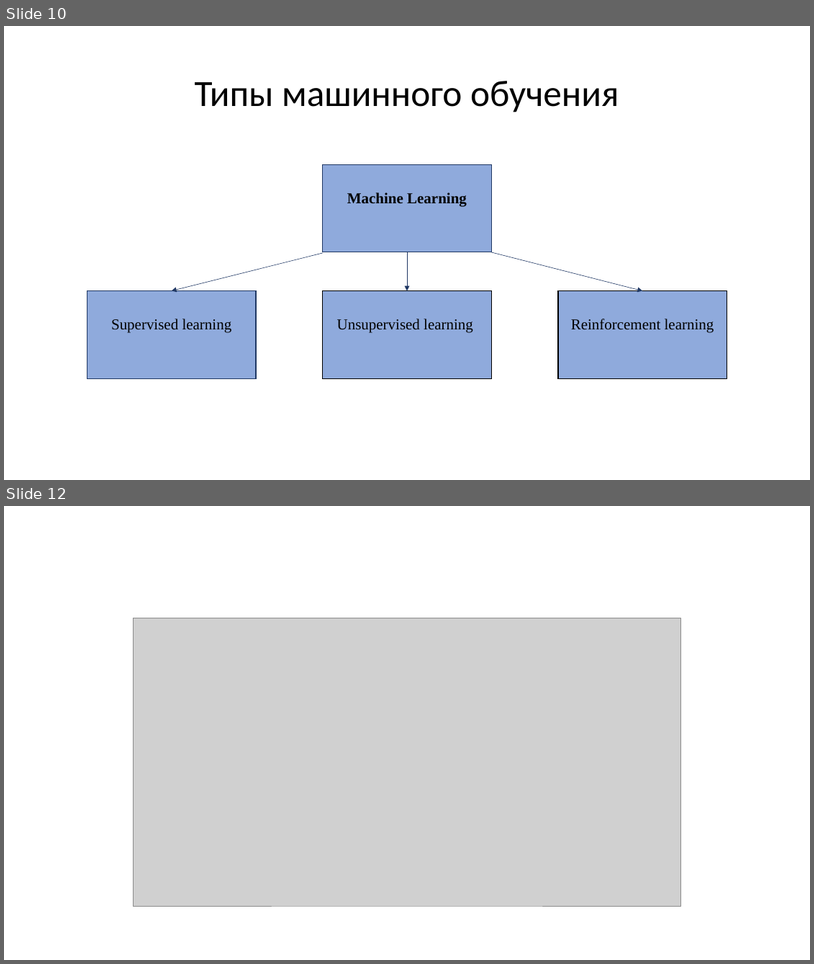
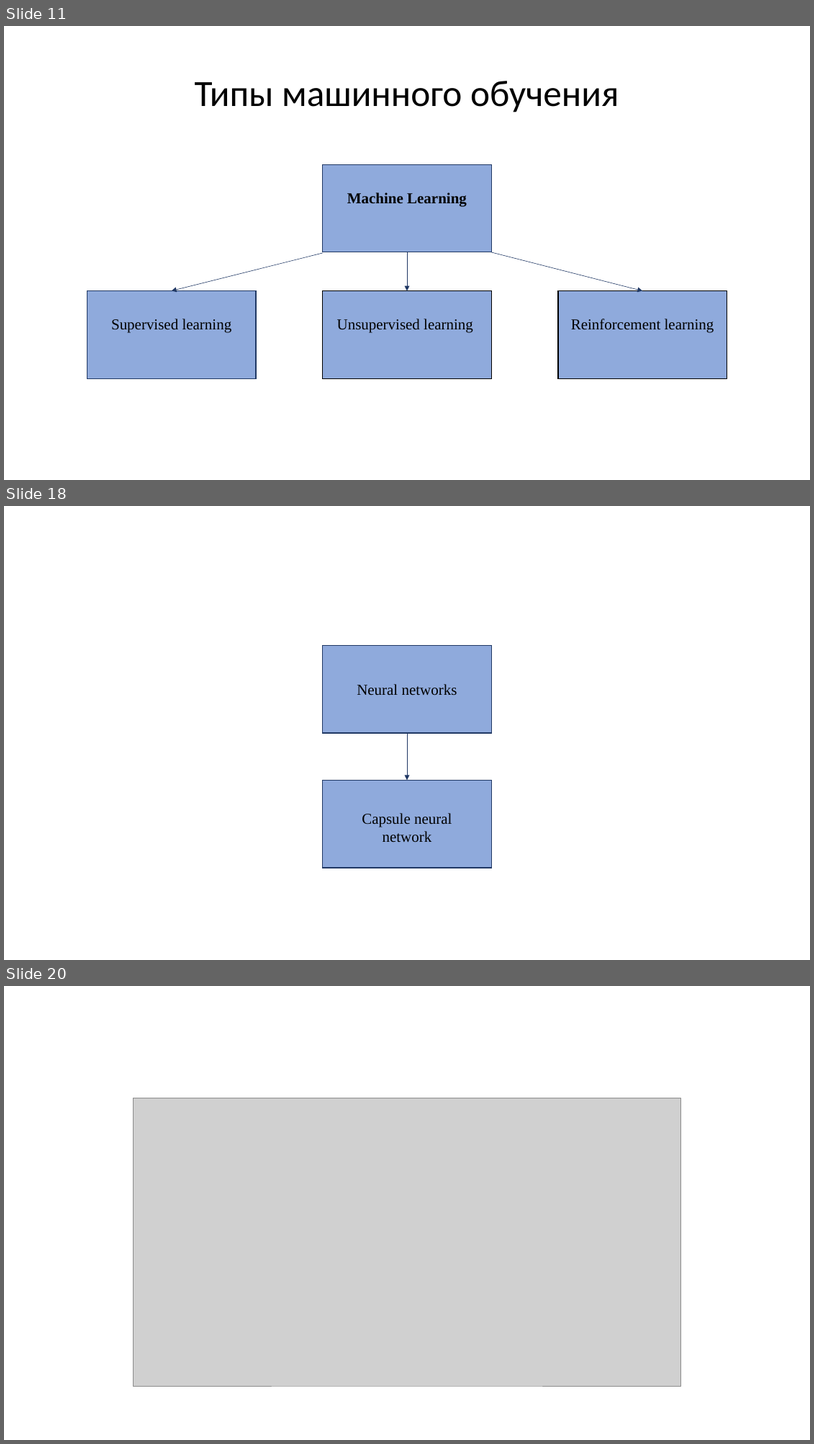
Before and after one commit to nikitapolozok/math_and_computer_science_materials, a slide deck: summary.pptx. Shown one above the other, each under a label of ours: slides 10 and 12 before the commit, slides 11, 18 and 20 after it; the slides between them are not shown. The pictures are 814x964 and 814x1444 pixels, drawn with LibreOffice and Linux fonts; fonts in the diff are those of the drawing; grey boxes stand for pictures. Boxes give left, top, right and bottom in pixels: in the first picture for what was removed or moved away, otherwise in the second. Text is boxed around its words. In the diff, an @@ line names an element or a change of style, - is before the commit and + after.

```diff
--- a/summary.pptx
+++ b/summary.pptx
@@ slide 18 added at [4, 506, 810, 960], background #FFFFFF @@
@@ rectangle added at [323, 645, 491, 733], fill #8FAADC, outline #203864 1 pt @@
@@ text added at [357, 684, 458, 695], 18 pt, text #000000 @@
+Neural networks
@@ arrow added from (407, 733) to (407, 780), #203864 0.5 pt @@
@@ rectangle added at [323, 780, 491, 867], fill #8FAADC, outline #203864 1 pt @@
@@ text added at [362, 813, 452, 842], 18 pt, text #000000 @@
+Capsule neural network
@@ what was slide 10 is now slide 11 @@
@@ what was slide 12 is now slide 20 @@
```
Also in this commit, not shown: 2 slides changed, 9 other slides added, 5 slides removed.
